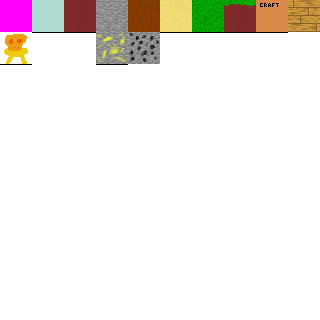
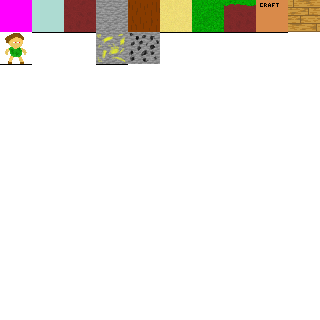
Two versions of the same layered image (320x320). Layer-by-layer changes:
painted on "Alfa" over [left=4, top=33, right=28, bottom=64]
